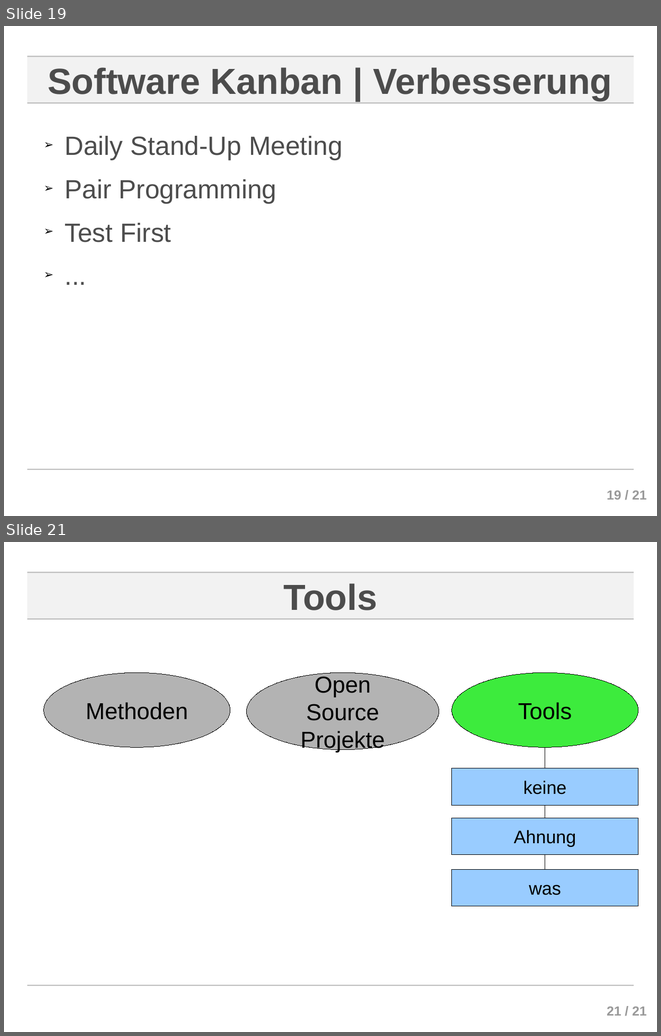
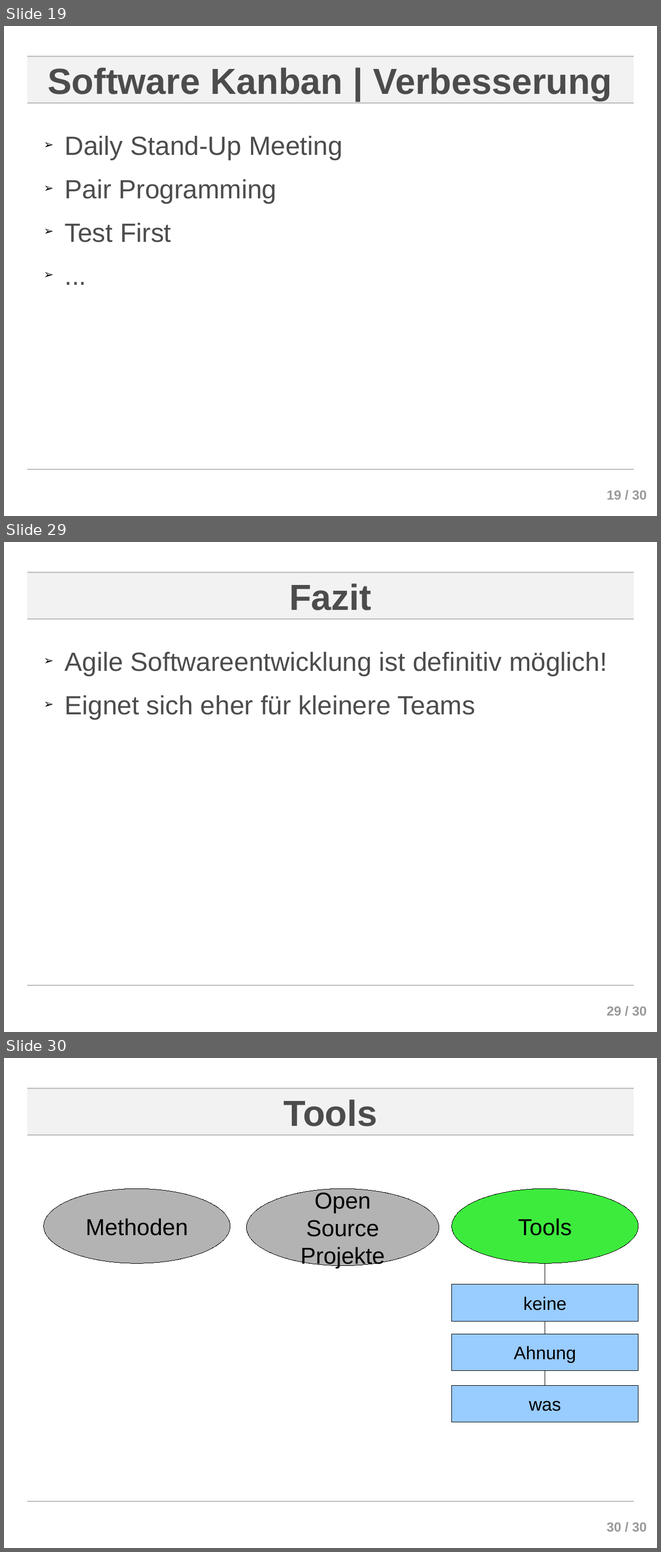
Before and after one commit to ChornHulio/sweSeminar, a slide deck: presentation/Agile Softwareentwicklung.odp. Shown one above the other, each under a label of ours: slides 19 and 21 before the commit, slides 19, 29 and 30 after it; the slides between them are not shown. The pictures are 661x1036 and 661x1552 pixels, drawn with LibreOffice and Linux fonts; fonts in the diff are those of the drawing; background and template pictures are left out. Boxes give left, top, right and bottom in pixels: in the first picture for what was removed or moved away, otherwise in the second. Text is boxed around its words. In the diff, an @@ line names an element or a change of style, - is before the commit and + after.

```diff
--- a/presentation/Agile Softwareentwicklung.odp
+++ b/presentation/Agile Softwareentwicklung.odp
@@ slide 29 added at box(4, 542, 657, 1032), background #FFFFFF; not listed: 5 template elements that a slide beside it also shows @@
@@ title added at box(289, 583, 371, 610), 44 pt, text #4C4C4C, bold @@
+Fazit
@@ text added at box(64, 652, 607, 720), 32 pt, text #4C4C4C @@
+➢ Agile Softwareentwicklung ist definitiv möglich!
+➢ Eignet sich eher für kleinere Teams
@@ page number at box(607, 490, 647, 499): text changed @@
-19 / 21
+19 / 30
@@ what was slide 21 is now slide 30 @@
@@ page number at box(607, 1522, 647, 1531): text changed @@
-21 / 21
+30 / 30
```
Also in this commit, not shown: 1 slide changed, 8 other slides added.
